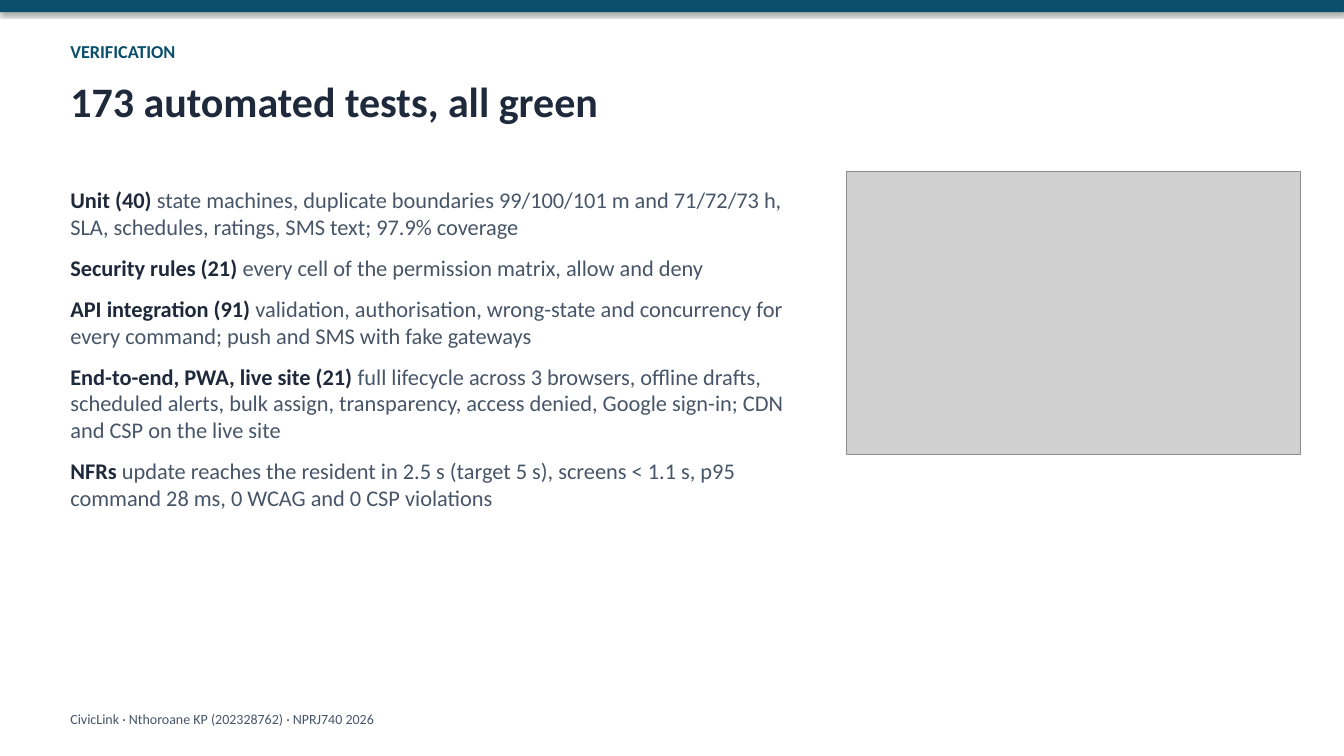
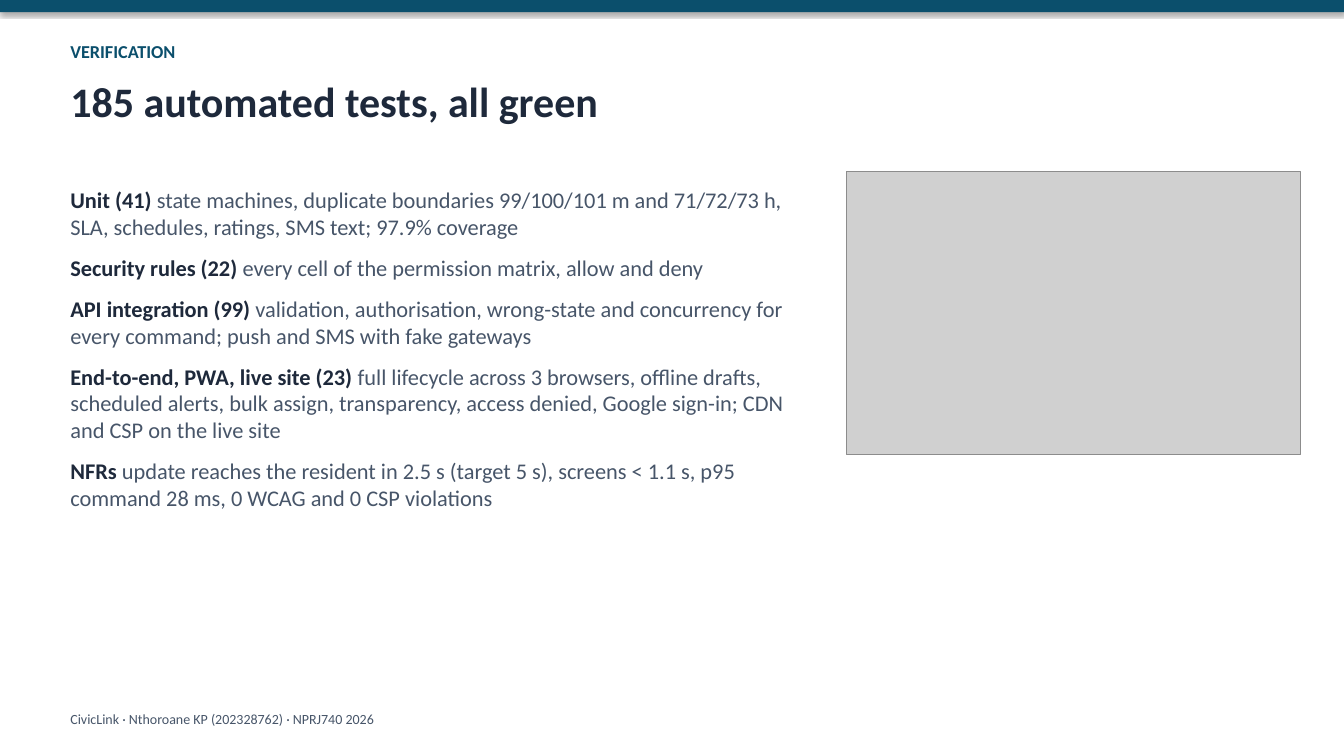
Before and after one commit to altechemist/civiclink, a slide deck: slide 5 of docs/presentation/CivicLink_Presentation.pptx. Drawn at 1344x756 pixels with LibreOffice and Linux fonts; fonts in the diff are those of the drawing; grey boxes stand for pictures. Boxes give left, top, right and bottom in pixels: in the first picture for what was removed or moved away, otherwise in the second. Text is boxed around its words. In the diff, an @@ line names an element or a change of style, - is before the commit and + after.

```diff
--- a/docs/presentation/CivicLink_Presentation.pptx
+++ b/docs/presentation/CivicLink_Presentation.pptx
@@ text at bbox=[70, 87, 598, 124]: text changed @@
-173 automated tests, all green
+185 automated tests, all green
@@ text at bbox=[70, 191, 783, 438]: text changed @@
-Unit (40) state machines, duplicate boundaries 99/100/101 m and 71/72/73 h, SLA, schedules, ratings, SMS text; 97.9% coverage
-Security rules (21) every cell of the permission matrix, allow and deny
-API integration (91) validation, authorisation, wrong-state and concurrency for every command; push and SMS with fake gateways
-End-to-end, PWA, live site (21) full lifecycle across 3 browsers, offline drafts, scheduled alerts, bulk assign, transparency, access denied, Google sign-in; CDN and CSP on the live site
+Unit (41) state machines, duplicate boundaries 99/100/101 m and 71/72/73 h, SLA, schedules, ratings, SMS text; 97.9% coverage
+Security rules (22) every cell of the permission matrix, allow and deny
+API integration (99) validation, authorisation, wrong-state and concurrency for every command; push and SMS with fake gateways
+End-to-end, PWA, live site (23) full lifecycle across 3 browsers, offline drafts, scheduled alerts, bulk assign, transparency, access denied, Google sign-in; CDN and CSP on the live site
```
Also in this commit, not shown: 2 other slides changed, 3 other files.
